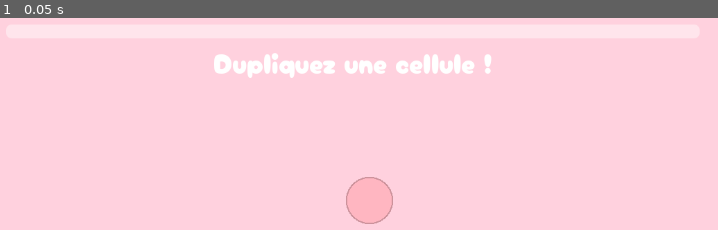
Above: before the commit, frame 1.
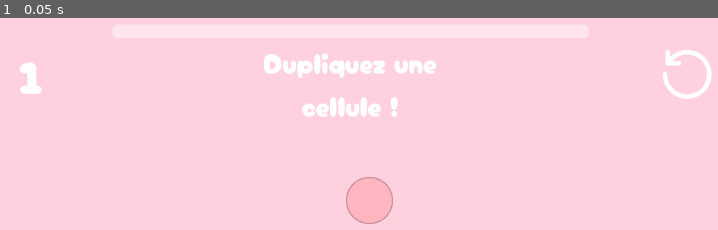
Above: after the commit, the same moment.

Repository: JungoQuentin/Doom2
Game: Godot game, scene res://main.tscn
The game is run twice, just before and just after one commit, with the same random seed, the same clock (stepped at 60 frames per second) and the same inputs.
Inputs:
- Up to frame 1 (0.05 s): no input

The runs differ from the first frame. In frame 1, 2.6% of the frame differs, in the area x 2-100%, y 15-47%.

Commit message:
fix: ui scale

Diff:
--- a/ui.tscn
+++ b/ui.tscn
@@ -26,7 +26,9 @@
 [node name="TopBar" type="HBoxContainer" parent="."]
 anchors_preset = 10
 anchor_right = 1.0
+offset_left = 70.0
 offset_top = 70.0
+offset_right = -76.0
 offset_bottom = 215.0
 grow_horizontal = 2
 size_flags_vertical = 0
@@ -45,9 +47,10 @@
 
 [node name="C2" type="VBoxContainer" parent="TopBar"]
 layout_mode = 2
+size_flags_horizontal = 3
 
 [node name="ProgressBar" type="ProgressBar" parent="TopBar/C2"]
-custom_minimum_size = Vector2(1000, 20)
+custom_minimum_size = Vector2(500, 20)
 layout_mode = 2
 theme_override_styles/background = SubResource("StyleBoxFlat_ibotj")
 theme_override_styles/fill = SubResource("StyleBoxFlat_n5ude")
@@ -55,7 +58,7 @@
 show_percentage = false
 
 [node name="CurrentGoal" type="Label" parent="TopBar/C2"]
-custom_minimum_size = Vector2(900, 0)
+custom_minimum_size = Vector2(400, 0)
 layout_mode = 2
 size_flags_horizontal = 4
 theme_override_fonts/font = ExtResource("1_nltto")
